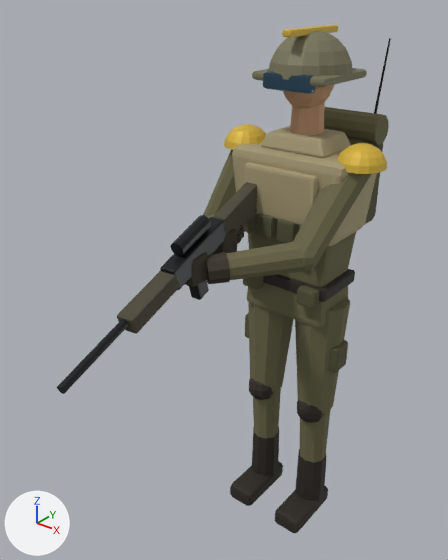
The glTF model public/models/E1.glb: old version first, new version second.
Both versions are drawn from a 50 mm camera at (0.367, -0.609, 0.693) aimed at (-0.031, -0.111, 0.384). Lighting does not change. The marker at lower left points along +X, +Y and +Z. The first picture is the older version. Where no turn or scale is listed for an object, it has been applied to the vertices. Vertices at exactly the same position are counted once.

In view in the first picture: 'SoldierBody'.
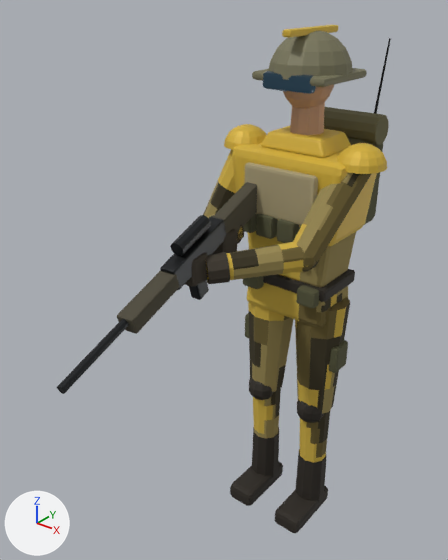
Location of each change, (x1, y1, x2, y2) in pixels of the pictures (448 x 560 px):
part 1 of me_soldierbody, reshaped: before (293, 184, 334, 253); after (203, 150, 371, 463)
part 2 of me_soldierbody, recoloured (beige to yellow): (232, 126, 377, 246) in both

The edits, one by one:
Material 'CamoAccent' (mat_camoaccent) is new.
Its base color is (0.631, 0.434, 0.0545) (yellow #d0b042).
Its roughness is 0.9.
Material 'CamoDark' (mat_camodark) is new.
Its base color is (0.0395, 0.0307, 0.0103) (brown #38311a).
Its roughness is 0.9.
Material 'CamoLight' (mat_camolight) is new.
Its base color is (0.314, 0.246, 0.0823) (yellow #988851).
Its roughness is 0.9.
Material 'CamoBase' (mat_camobase) is new.
Its base color is (0.144, 0.107, 0.0262) (brown #6a5c2d).
Its roughness is 0.9.
Material 'Vest' (mat_vest) is new.
Its base color is (0.687, 0.456, 0.0423) (yellow #d8b43a).
Its roughness is 0.55.
me_soldierbody is used by ob_soldierbody; location (0.0, 0.0, 0.0).
me_soldierbody had 2509 vertices, 4810 faces and spanned x -0.123..0.103, y -0.362..0.098, z 0.0..0.647.
me_soldierbody now has 7369 vertices, 14530 faces and spans x -0.123..0.103, y -0.362..0.098, z 0.0..0.647.
me_soldierbody part 1: 2 vertices moved within x 0.053..0.063, y -0.097..-0.073, z 0.418..0.44; 4860 vertices added at x -0.123..0.089, y -0.172..0.038, z 0.075..0.526.
me_soldierbody part 2: 216 faces spanning x -0.075..0.075, y -0.048..0.048, z 0.423..0.538 switch from mat_armour (beige #ab9f7a) to mat_vest (yellow #d8b43a).
me_soldierbody gains material mat_camobase (brown #6a5c2d).
me_soldierbody gains material mat_camodark (brown #38311a).
me_soldierbody gains material mat_camolight (yellow #988851).
me_soldierbody gains material mat_camoaccent (yellow #d0b042).
